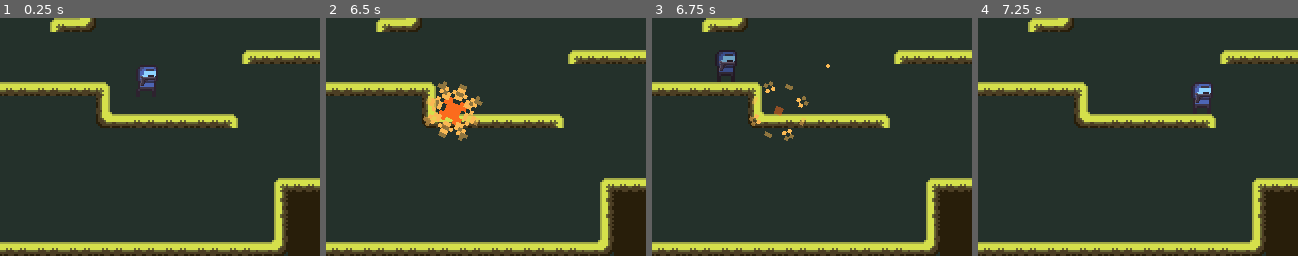
Above: before the commit, frames 1-4 (left to right).
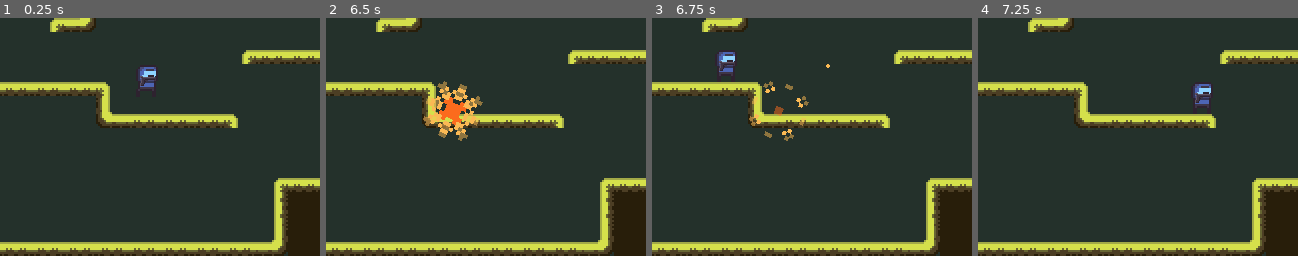
Above: after the commit, the same moments.

Repository: dm1nh/gunbattle
Game: Godot game, scene res://scenes/maps/forest.tscn
The game is run twice, just before and just after one commit, with the same random seed, the same clock (stepped at 60 frames per second) and the same inputs. This scene is started directly instead of the project's main scene.
Inputs:
- Up to frame 1 (0.25 s): no input
- Up to frame 2 (6.5 s): hold D (b_right) 0.53-2.03 s; tap F (b_fire) at 0.6 s; tap W (b_jump) at 0.77, 1.52, 3.02, 3.77, 4.52, 6.02 s; tap S (b_get_box) at 1.35 s; hold A (b_left) 2.03-4.28 s; tap H (b_swap_weapon) at 2.1 s; tap G (b_throw_grenade) at 2.85 s; tap / (r_fire) at 3.6 s; hold D (b_right) from 4.28 s (still down); tap Down (r_get_box) at 4.35 s; tap , (r_swap_weapon) at 5.1 s; tap . (r_throw_grenade) at 5.85 s
- Up to frame 3 (6.75 s): keep holding D (b_right); tap F (b_fire) at 6.6 s
- Up to frame 4 (7.25 s): keep holding D (b_right); tap W (b_jump) at 6.77 s
The pictures show only the part of the screen within x 0-50%, y 50-100%; the shares and areas given below are measured in that part.

Frames 1-2 are identical in both runs. In frame 3, 0.2% of the frame differs, in the area x 20-26%, y 14-23%; in frame 4, nothing differs.

Commit message:
fix: fix grenade damage

Diff:
--- a/scenes/projecttiles/grenade.gd
+++ b/scenes/projecttiles/grenade.gd
@@ -1,10 +1,10 @@
 extends RigidBody2D
 
 @export var speed: int = 300
-const DAMAGE_RADIUS: int = 48
+const DAMAGE_RADIUS: int = 64
 var exploded: int = false
-const GRENADE_MAX_DAMAGE: int = 100
-const GRENADE_MIN_DAMAGE: int = 50
+const GRENADE_MAX_DAMAGE: int = 120
+const GRENADE_MIN_DAMAGE: int = 40
 
 func _ready():
 	$Explosion.visible = false
@@ -12,8 +12,9 @@
 func _process(_delta):
 	if exploded:
 		for player in get_tree().get_nodes_in_group("players"):
-			var distance_from_grenade = player.global_position.distance_to(global_position)
+			var distance_from_grenade: float = player.global_position.distance_to(global_position)
 			if distance_from_grenade <= DAMAGE_RADIUS and "hit" in player:
+				print(distance_from_grenade / DAMAGE_RADIUS)
 				var damage: int = floor(GRENADE_MIN_DAMAGE + (distance_from_grenade / DAMAGE_RADIUS) * (GRENADE_MAX_DAMAGE - GRENADE_MIN_DAMAGE))
 				player.hit(damage, true)
 
